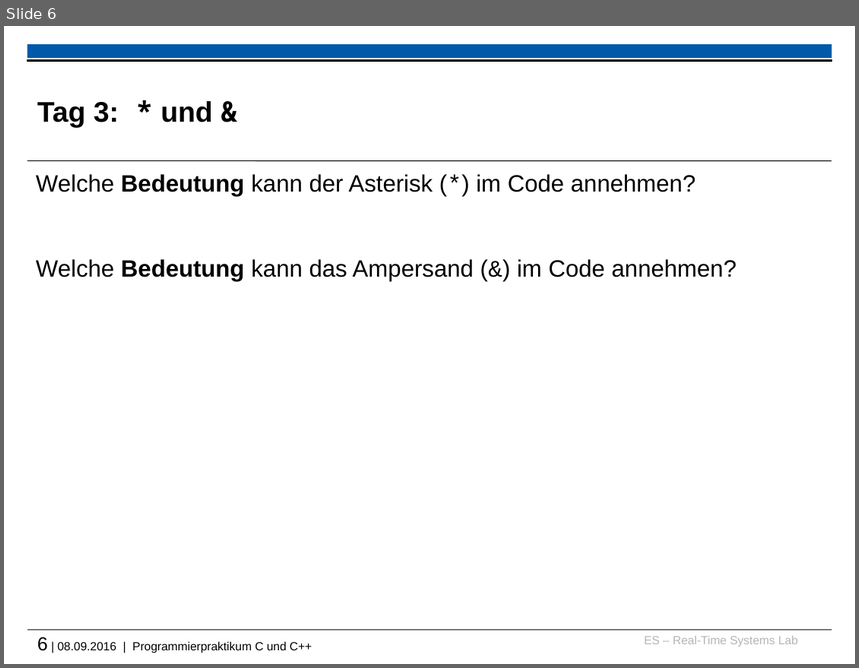
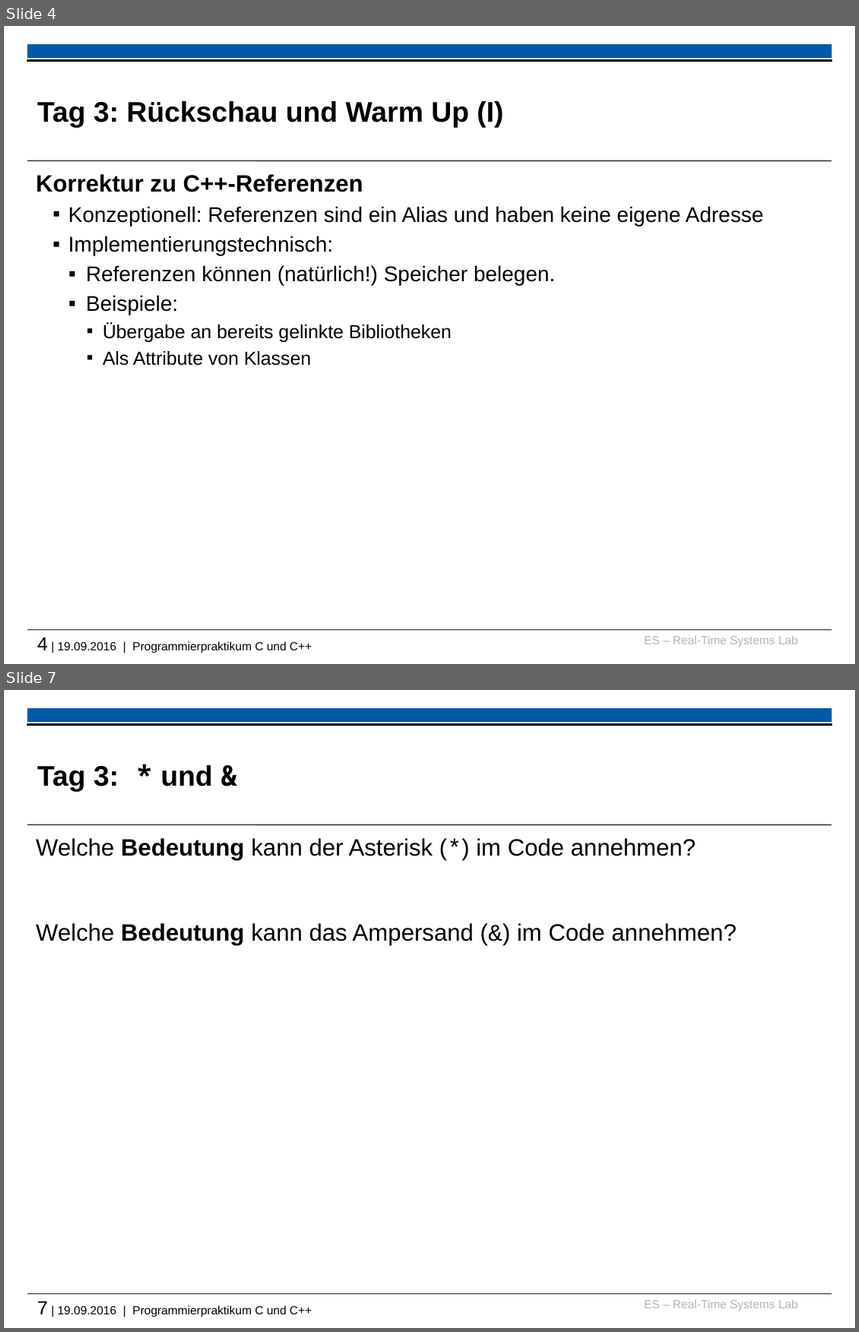
Before and after one commit to h82k/tud-cppp, a slide deck: 2016/recap_and_warmup_slides.pptx. Shown one above the other, each under a label of ours: slide 6 before the commit, slides 4 and 7 after it; the slides between them are not shown. The pictures are 859x668 and 859x1332 pixels, drawn with LibreOffice and Linux fonts; fonts in the diff are those of the drawing; background and template pictures are left out. Boxes give left, top, right and bottom in pixels: in the first picture for what was removed or moved away, otherwise in the second. Text is boxed around its words. In the diff, an @@ line names an element or a change of style, - is before the commit and + after.

```diff
--- a/2016/recap_and_warmup_slides.pptx
+++ b/2016/recap_and_warmup_slides.pptx
@@ slide 4 added at (x1=4, y1=26, x2=855, y2=664), background #FFFFFF; not listed: 6 template elements that a slide beside it also shows @@
@@ title added at (x1=37, y1=101, x2=503, y2=127), 24 pt, text #000000, bold @@
+Tag 3: Rückschau und Warm Up (I)
@@ text added at (x1=36, y1=174, x2=764, y2=366), 18 pt, text #000000 @@
+Korrektur zu C++-Referenzen
+  ▪ Konzeptionell: Referenzen sind ein Alias und haben keine eigene Adresse
+  ▪ Implementierungstechnisch:
+    ▪ Referenzen können (natürlich!) Speicher belegen.
+    ▪ Beispiele:
+      ▪ Übergabe an bereits gelinkte Bibliotheken
+      ▪ Als Attribute von Klassen
@@ what was slide 6 is now slide 7 @@
@@ text at (x1=37, y1=1302, x2=312, y2=1317): text changed @@
-6 | 08.09.2016 | Programmierpraktikum C und C++
+7 | 19.09.2016 | Programmierpraktikum C und C++
```
Also in this commit, not shown: 2 slides changed, 3 other files.
